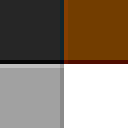
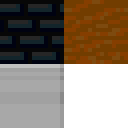
Layer changes from the first 128px x 128px image to the second:
painted on "Layer 3" over [0, 0, 128, 128]
